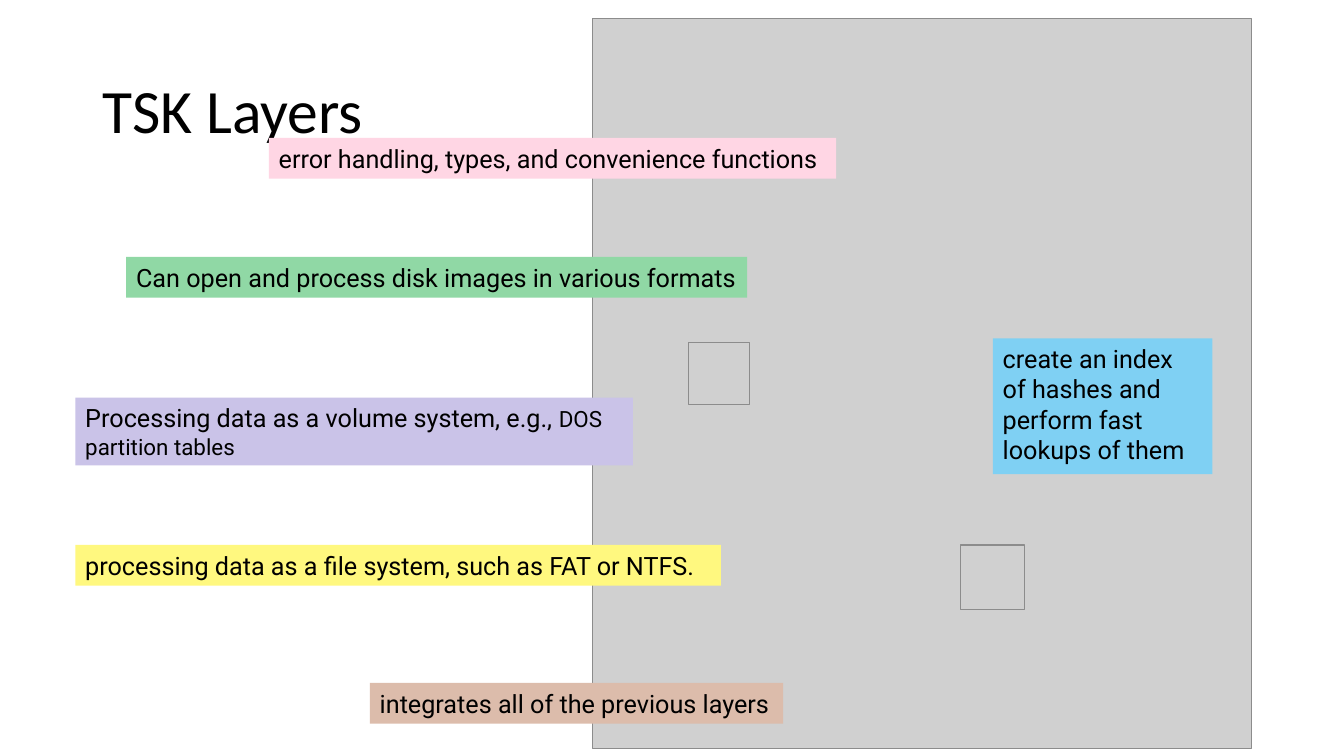
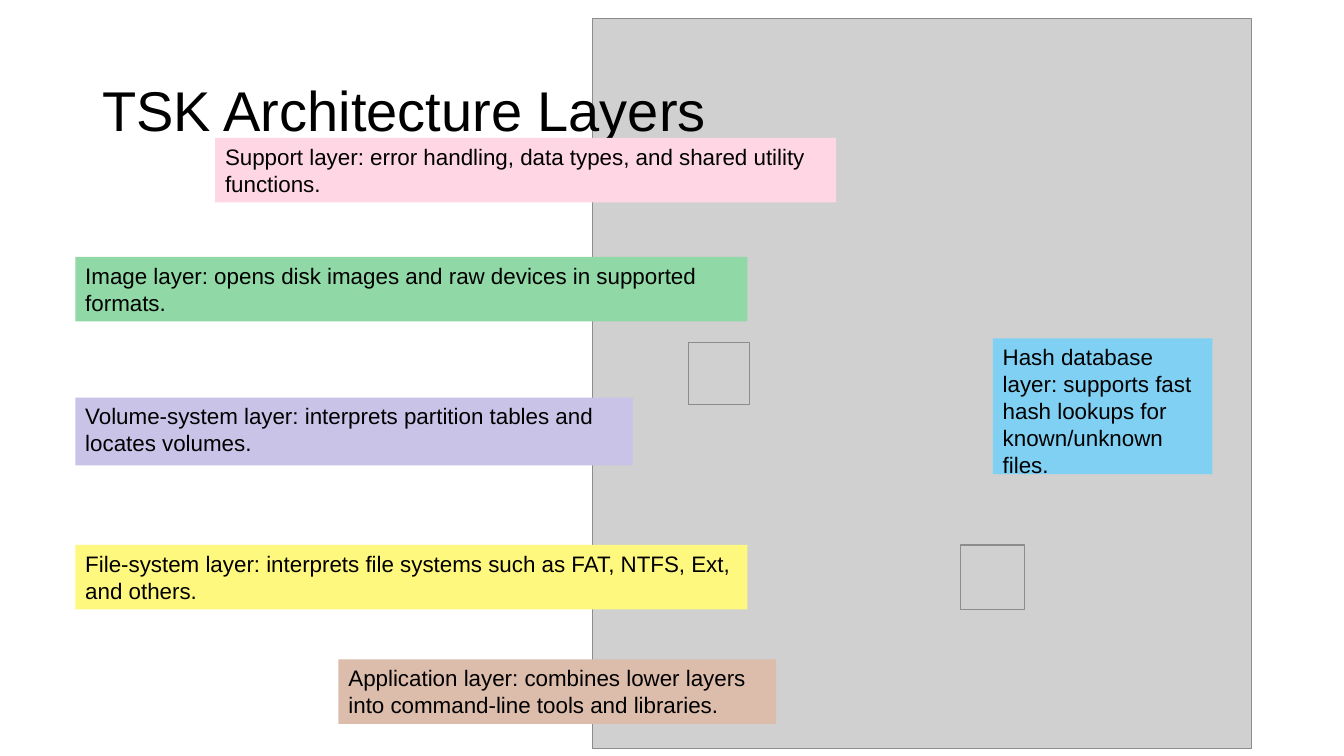
Before and after one commit to frankwxu/Digital-Forensics-Basic-Book, a slide deck: slide 7 of PPTs/Ch7_The_Sleuth_Kit_Tutorial.pptx (slide 5 before the commit). Drawn at 1344x756 pixels with LibreOffice and Linux fonts; fonts in the diff are those of the drawing; grey boxes stand for pictures; background and template pictures are left out. Boxes give left, top, right and bottom in pixels: in the first picture for what was removed or moved away, otherwise in the second. Text is boxed around its words. In the diff, an @@ line names an element or a change of style, - is before the commit and + after.

```diff
--- a/PPTs/Ch7_The_Sleuth_Kit_Tutorial.pptx
+++ b/PPTs/Ch7_The_Sleuth_Kit_Tutorial.pptx
@@ title at [102,87,706,141]: text changed; size 44 to 40 pt; font Calibri to Arial @@
-TSK Layers
+TSK Architecture Layers
@@ rectangle "Support layer: error handling, data ...": place and size @@
-rectangle "Support layer: error handling, data ..." at [269,138,837,178]
+rectangle "Support layer: error handling, data ..." at [215,138,836,203]
@@ text in rectangle at [225,148,805,193]: text changed; size 18 to 16 pt; font Roboto to Arial @@
-error handling, types, and convenience functions
+Support layer: error handling, data types, and shared utility functions.
@@ rectangle "Image layer: opens disk images ...": place and size @@
-rectangle "Image layer: opens disk images ..." at [126,257,747,297]
+rectangle "Image layer: opens disk images ..." at [76,257,748,322]
@@ text in rectangle at [85,267,695,312]: text changed; size 18 to 16 pt; font Roboto to Arial @@
-Can open and process disk images in various formats
+Image layer: opens disk images and raw devices in supported formats.
@@ text in rectangle at [1003,348,1191,478]: text changed; size 18 to 16 pt; font Roboto to Arial @@
-create an index of hashes and perform fast lookups of them
+Hash database layer: supports fast hash lookups for known/unknown files.
@@ text in rectangle at [85,407,592,452]: text changed; size 18 to 16 pt; font Roboto to Arial @@
-Processing data as a volume system, e.g., DOS partition tables
+Volume-system layer: interprets partition tables and locates volumes.
@@ rectangle "File-system layer: interprets file systems ...": place and size @@
-rectangle "File-system layer: interprets file systems ..." at [76,545,722,586]
+rectangle "File-system layer: interprets file systems ..." at [76,545,748,610]
@@ text in rectangle at [85,555,729,600]: text changed; size 18 to 16 pt; font Roboto to Arial @@
-processing data as a file system, such as FAT or NTFS.
+File-system layer: interprets file systems such as FAT, NTFS, Ext, and others.
@@ rectangle "Application layer: combines lower layers ...": place and size @@
-rectangle "Application layer: combines lower layers ..." at [370,684,783,724]
+rectangle "Application layer: combines lower layers ..." at [339,659,776,724]
@@ text in rectangle at [348,669,746,714]: text changed; size 18 to 16 pt; font Roboto to Arial @@
-integrates all of the previous layers
+Application layer: combines lower layers into command-line tools and libraries.
```
Also in this commit, not shown: 37 other slides changed, 4 slides added, 1 slide removed.
